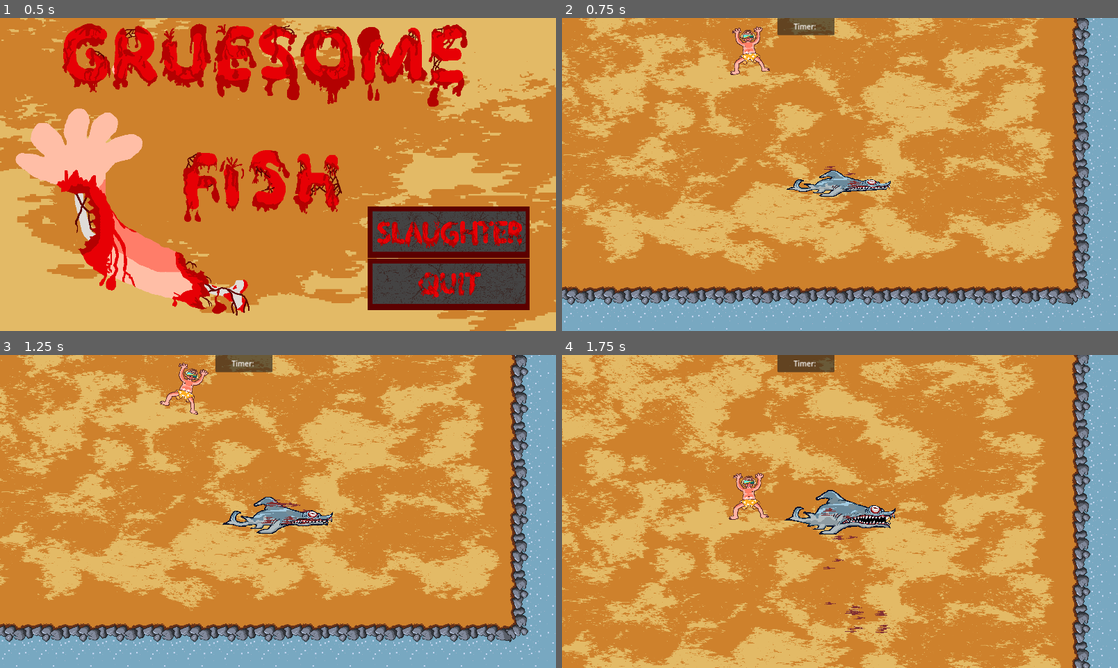
Above: before the commit, frames 1-4 (two rows, left to right).
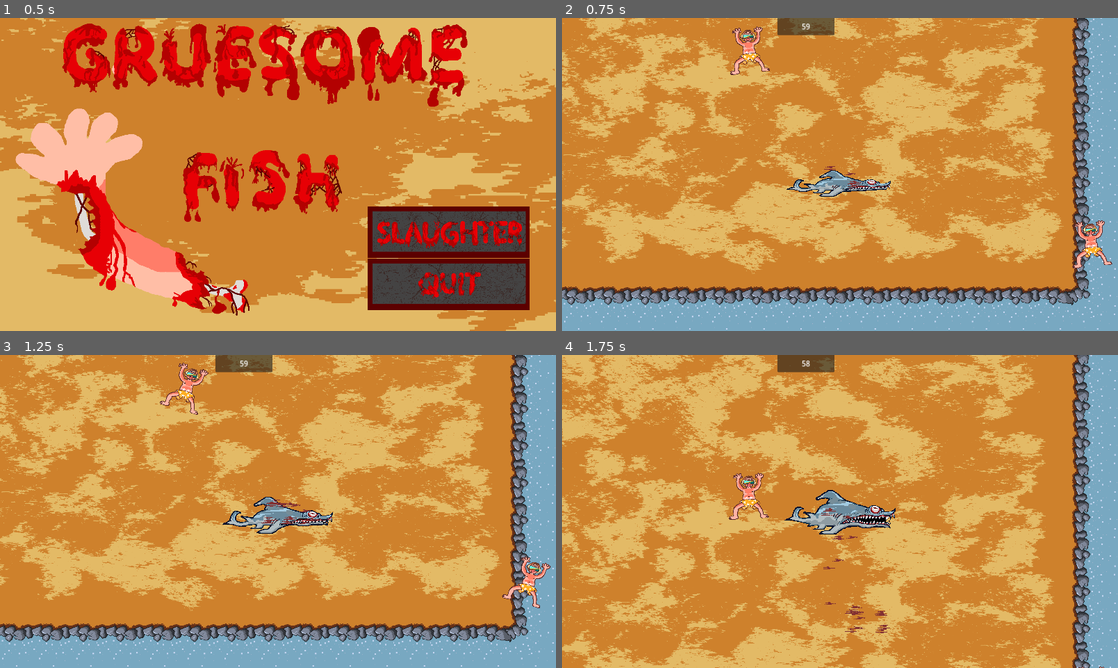
Above: after the commit, the same moments.

Repository: DylanRothbauer/GruesomeFish
Game: Godot game, scene res://Scenes/start_screen.tscn
Two runs of this game, one before a commit and one after it. Both use one fixed random seed, a clock stepped at 60 frames per second and the inputs below.
Inputs (mouse positions are in pixels of both pictures, inside the frame that each line leads up to):
- Up to frame 1 (0.5 s): no input
- Up to frame 2 (0.75 s): click (1095, 230) at 0.5 s
- Up to frame 3 (1.25 s): no input
- Up to frame 4 (1.75 s): hold Up (up) from 1.28 s (still down); hold Shift (lunge) from 1.28 s (still down)

Frame 1 is identical in both runs. In frame 2, 0.5% of the frame differs, in the area x 41-99%, y 1-80%; in frame 3, 0.5%; in frame 4, less than 0.1%.

Commit message:
"FIX" Timer shows
Changed function and now it work. Don't ask why lmao

Diff:
--- a/Scenes/main.tscn
+++ b/Scenes/main.tscn
@@ -71,7 +71,7 @@
 [node name="Game Manager" type="Node" parent="."]
 script = SubResource("GDScript_uip2w")
 
-[node name="Human" parent="." instance=ExtResource("5_2eyom")]
+[node name="Human2" parent="." instance=ExtResource("5_2eyom")]
 position = Vector2(135, -37)
 
 [connection signal="timeout" from="Timer" to="." method="_on_timer_timeout"]
--- a/Scripts/game_manager.gd
+++ b/Scripts/game_manager.gd
@@ -10,5 +10,9 @@
 func _on_timer_ready() -> void:
 	pass # Replace with function body.
 
-func _delta_process() -> void:
+#func _delta_process() -> void:
+	#label.text = str(floor(timer.time_left))
+
+# Not sure why but this works for timer to show
+func _process(delta: float):
 	label.text = str(floor(timer.time_left))
